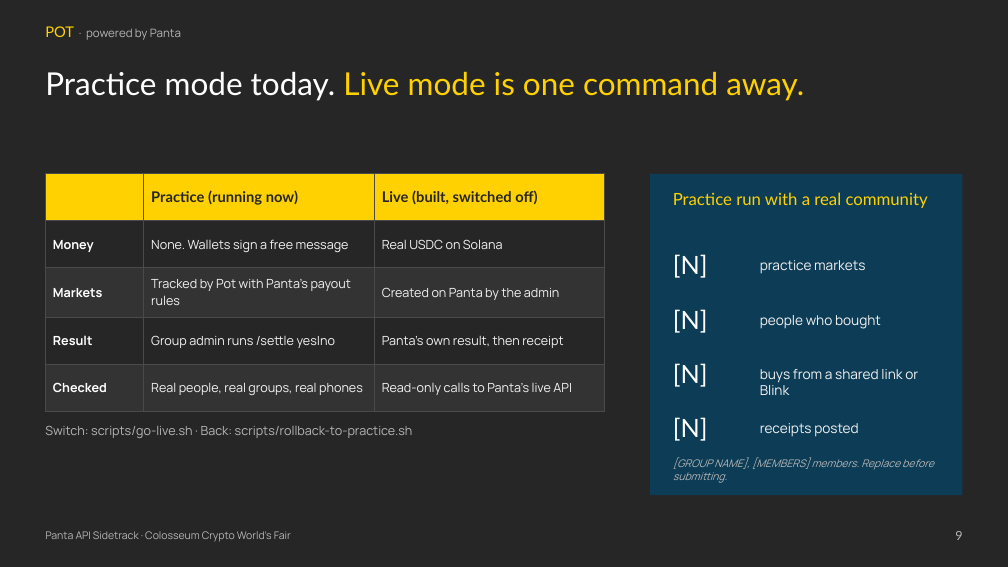
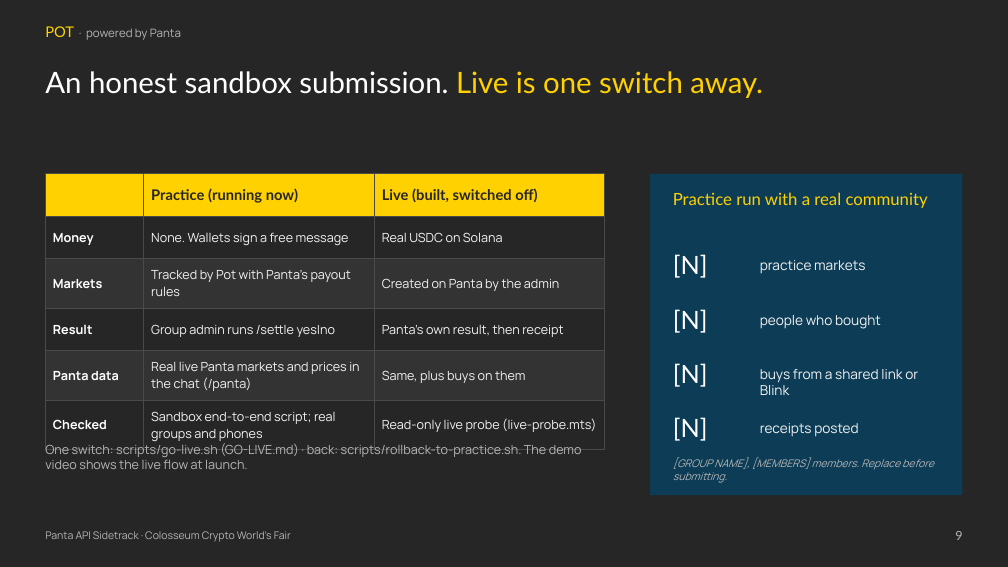
Before and after one commit to Baheet18/pot, a slide deck: slide 9 of submission/pot-pitch-deck.pptx. Drawn at 1008x567 pixels with LibreOffice and Linux fonts; fonts in the diff are those of the drawing. Boxes give left, top, right and bottom in pixels: in the first picture for what was removed or moved away, otherwise in the second. Text is boxed around its words. In the diff, an @@ line names an element or a change of style, - is before the commit and + after.

```diff
--- a/submission/pot-pitch-deck.pptx
+++ b/submission/pot-pitch-deck.pptx
@@ text at <box>45,71,763,98</box>: text changed; size 30 to 28 pt; text colour #FFD101 to #FFFFFF @@
-Practice mode today. Live mode is one command away.
+An honest sandbox submission. Live is one switch away.
@@ table at <box>45,174,605,445</box> @@
-row 5: Checked | Real people, real groups, real phones | Read-only calls to Panta's live API
+row 5: Panta data | Real live Panta markets and prices in the chat (/panta) | Same, plus buys on them
+row 6: Checked | Sandbox end-to-end script; real groups and phones | Read-only live probe (live-probe.mts)
@@ text at <box>45,443,582,469</box>: text changed @@
-Switch: scripts/go-live.sh · Back: scripts/rollback-to-practice.sh
+One switch: scripts/go-live.sh (GO-LIVE.md) · back: scripts/rollback-to-practice.sh. The demo video shows the live flow at launch.
```
Also in this commit, not shown: 4 other slides changed, 8 other files.
